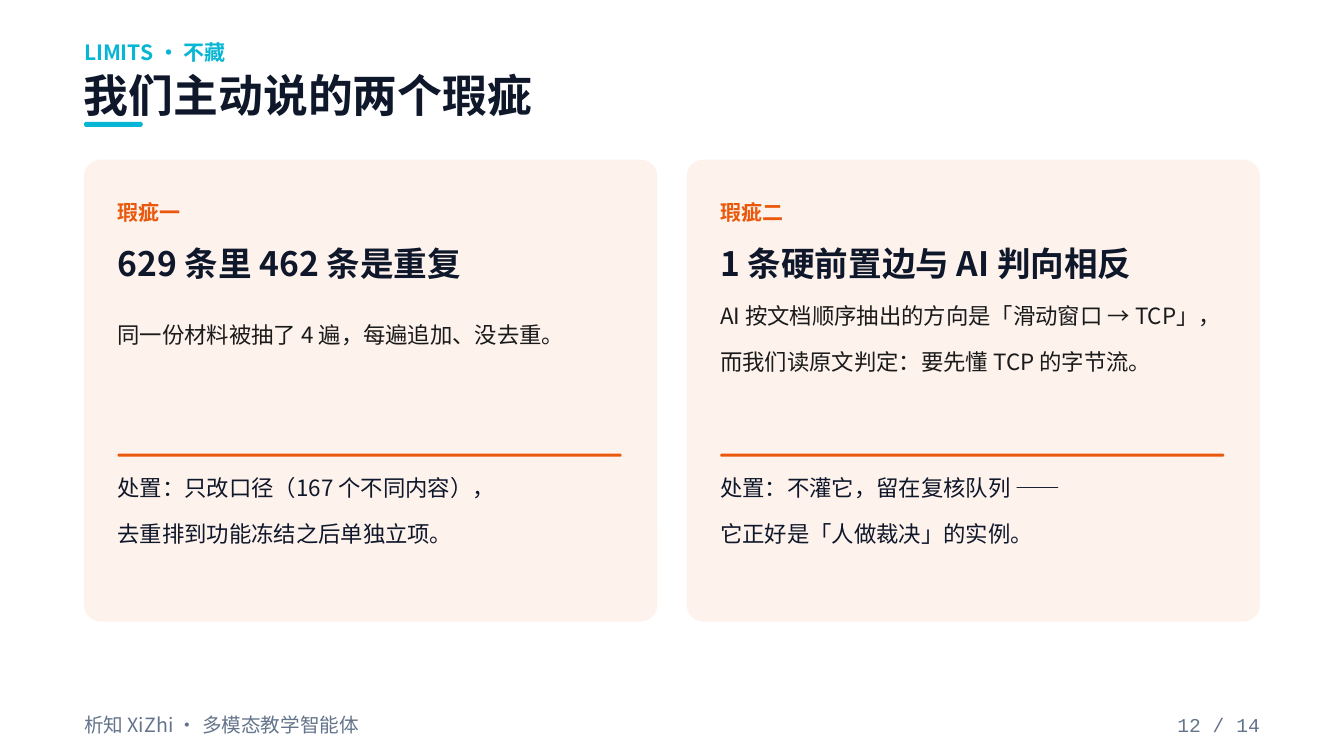
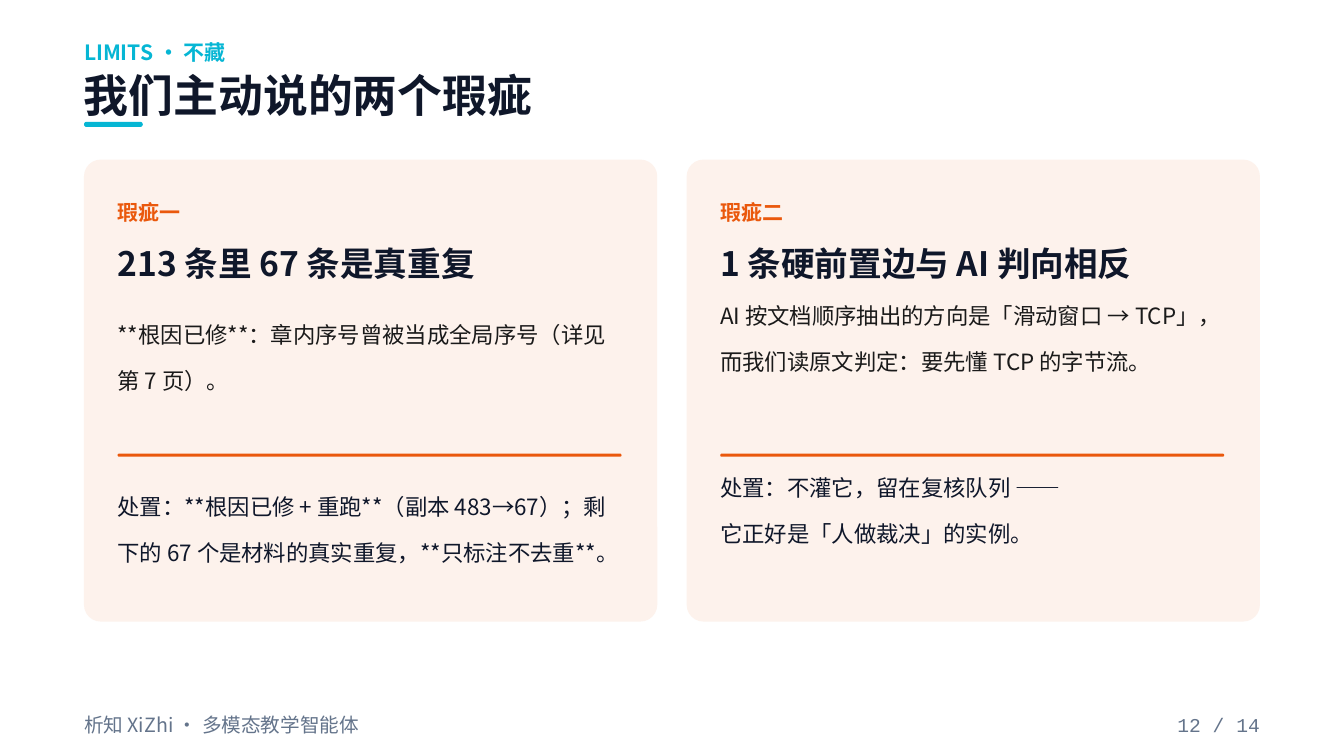
Before and after one commit to Mikeys5s/multimodal-teaching-agent, a slide deck: slide 12 of docs/ppt/析知XiZhi-作品介绍-v2.pptx. Drawn at 1344x756 pixels with LibreOffice and Linux fonts; fonts in the diff are those of the drawing. Boxes give left, top, right and bottom in pixels: in the first picture for what was removed or moved away, otherwise in the second. Text is boxed around its words. In the diff, an @@ line names an element or a change of style, - is before the commit and + after.

```diff
--- a/docs/ppt/析知XiZhi-作品介绍-v2.pptx
+++ b/docs/ppt/析知XiZhi-作品介绍-v2.pptx
@@ text at box(118, 247, 475, 279): text changed @@
-629 条里 462 条是重复
+213 条里 67 条是真重复
@@ text at box(118, 324, 606, 391): text changed @@
-同一份材料被抽了 4 遍，每遍追加、没去重。
+**根因已修**：章内序号曾被当成全局序号（详见第 7 页）。
@@ text at box(118, 496, 619, 564): text changed @@
-处置：只改口径（167 个不同内容），
-去重排到功能冻结之后单独立项。
+处置：**根因已修 + 重跑**（副本 483→67）；剩下的 67 个是材料的真实重复，**只标注不去重**。
```
Also in this commit, not shown: 1 other slide changed, 4 other files.
